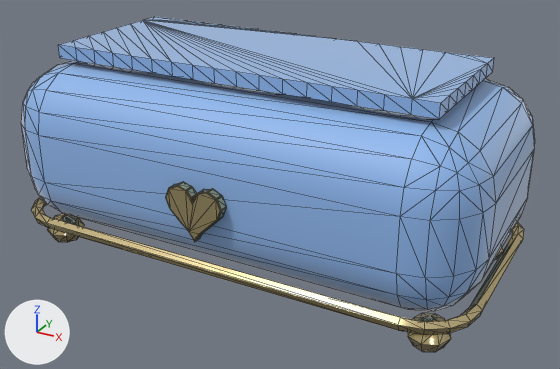
Before and after pictures for a commit that changed the glTF model public/assets/interiors/boutique/ottoman_tufted_blue.glb.
Camera for both pictures: a camera (50 mm lens) standing at (0.742, -1.306, 0.832) and looking at (0.033, -0.017, 0.188). Every picture has the same lights, and +X, +Y and +Z are marked at lower left. The older version comes first. Mesh edges are drawn as thin lines.

In view in the first picture: 'ottoman_tufted_blue'.
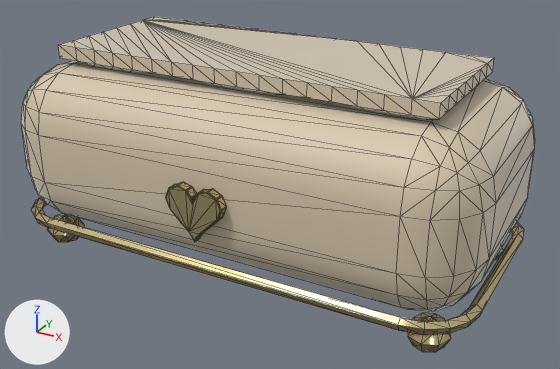
Boxes [x1, y1, x2, y2] around the edits, measured in the pictures (560 x 369 px):
'ottoman_tufted_blue', recoloured
    both: [21, 17, 535, 323]

Edits to the bpy script that builds the scene:
```text
Change mat_fabric_011:
    mat_fabric_011.base_color: (0.275, 0.479, 0.839) -> (0.687, 0.578, 0.423)  # blue #8fb8ec -> beige #d8c8ae
```
